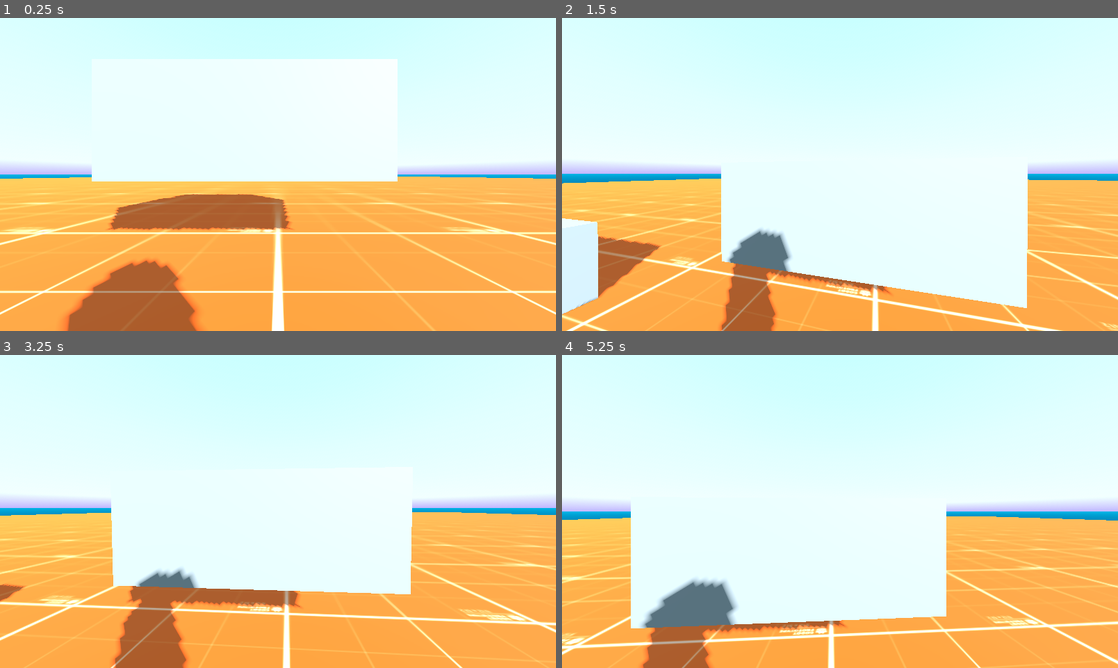
Above: before the commit, frames 1-4 (two rows, left to right).
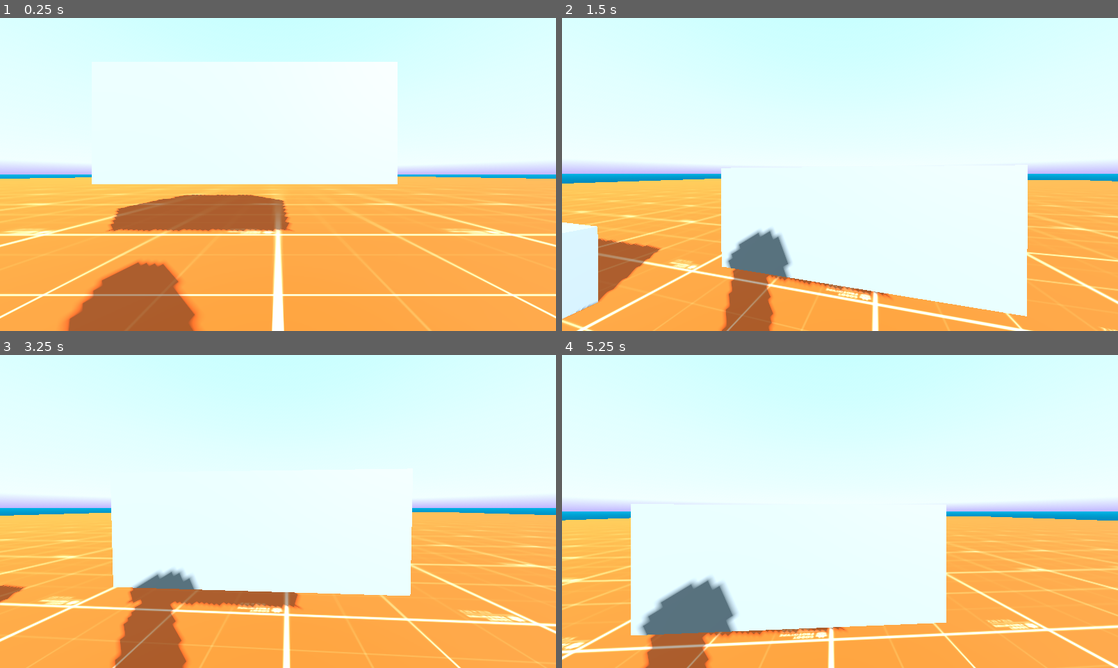
Above: after the commit, the same moments.

Repository: init-Sense/octant
Game: Godot game, scene res://scenes/octagon.tscn
Two runs of this game, one before a commit and one after it. Both use one fixed random seed, a clock stepped at 60 frames per second and the inputs below. A sky picture missing from this copy of the repository is replaced by a grey-blue gradient.
Inputs (mouse positions are in pixels of both pictures, inside the frame that each line leads up to):
- Up to frame 1 (0.25 s): no input
- Up to frame 2 (1.5 s): move the mouse to (867, 174) at 0.52 s; hold Q (debug_crouch_up) from 0.53 s (still down); tap Shift (sprint) at 0.6, 1.35 s; tap Space (jump) at 0.77 s; move the mouse to (812, 174) at 1.27 s
- Up to frame 3 (3.25 s): keep holding Q (debug_crouch_up); tap Space (jump) at 1.52, 3.02 s; move the mouse to (289, 505) at 2.02 s; tap Shift (sprint) at 2.1, 2.85 s; tap Enter at 2.75 s; move the mouse to (272, 517) at 2.77 s
- Up to frame 4 (5.25 s): keep holding Q (debug_crouch_up); move the mouse to (878, 514) at 3.52 s; tap Shift (sprint) at 3.6, 4.35, 5.1 s; tap Space (jump) at 3.77, 4.52 s; move the mouse to (795, 508) at 4.27 s; move the mouse to (845, 511) at 5.02 s

The runs differ from the first frame. In frame 1, 5.6% of the frame differs, in the area x 0-100%, y 13-100%; in frame 2, 6.1%; in frame 3, 3.0%; in frame 4, 6.7%, in the area x 0-100%, y 47-100%.

Commit message:
refactor: simplified movement script

Diff:
--- a/scripts/player/movement.gd
+++ b/scripts/player/movement.gd
@@ -20,29 +20,28 @@
 #region LIFECYCLE
 func _ready() -> void:
 	#print("PlayerMovement3D ready. player: ", player, ", camera: ", camera)
-	#print_velocity_coroutine()
+	print_velocity_coroutine()
 	pass
 
 
-func _process(delta) -> void:
-	handle_movement(delta)
+func _physics_process(delta) -> void:
+	set_movement_velocity(delta)
 	move_player()
 #endregion
 
 
 #region MOVEMENT
-func handle_movement(delta) -> void:
-	var input_direction = Vector3.ZERO
-	if player.is_moving_forward():
-		input_direction = -camera.global_transform.basis.z.normalized()
-	elif player.is_moving_backward():
-		input_direction = camera.global_transform.basis.z.normalized()
+func set_movement_velocity(delta) -> void:
+	if player.is_moving():
+		var movement_direction = Vector3.ZERO
+		if player.is_moving_forward():
+			movement_direction = -camera.global_transform.basis.z.normalized()
+		elif player.is_moving_backward():
+			movement_direction = camera.global_transform.basis.z.normalized()
 
-	var target_velocity = input_direction * current_speed
+		velocity.x = movement_direction.normalized().x * current_speed
+		velocity.z = movement_direction.normalized().z * current_speed
 
-	if input_direction != Vector3.ZERO:
-		velocity.x = target_velocity.x
-		velocity.z = target_velocity.z
 	else:
 		velocity.x *= pow(MOVEMENT_DAMPING, delta)
 		velocity.z *= pow(MOVEMENT_DAMPING, delta)
@@ -61,6 +60,6 @@
 #region UTILS
 func print_velocity_coroutine() -> void:
 	while true:
-		print("Velocity: ", velocity)
-		await get_tree().create_timer(1).timeout
+		print("Velocity: ", Vector2(velocity.x, velocity.z).length())
+		await get_tree().create_timer(0.2).timeout
 #endregion
